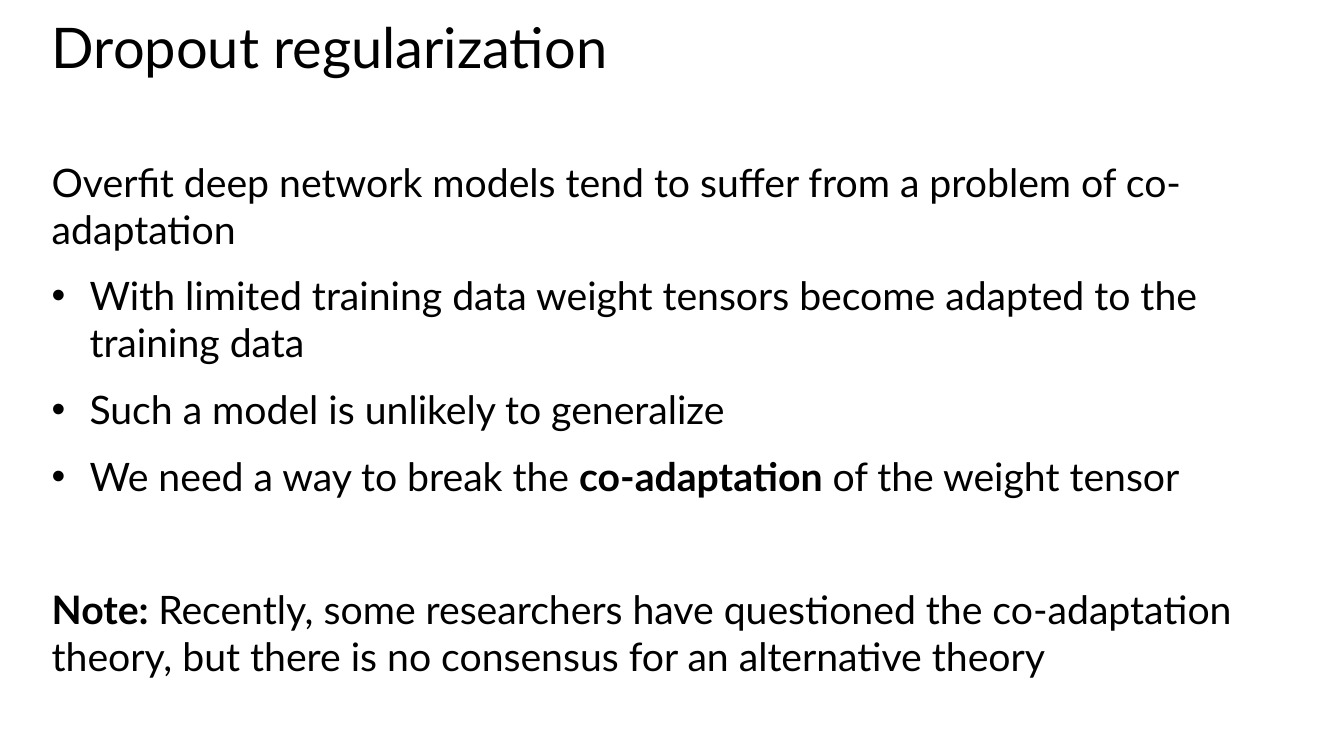
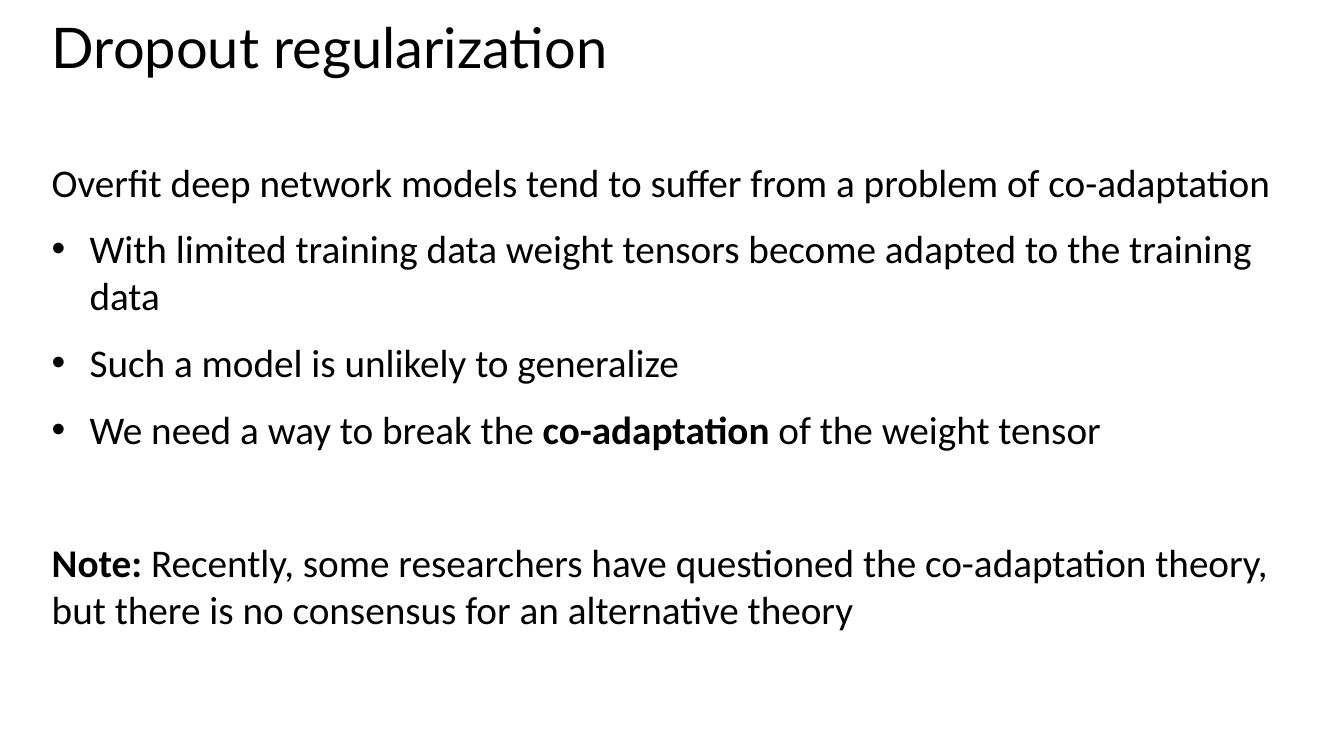
Before and after one commit to StephenElston/CSCI-E25, a slide deck: slide 46 of Slides/5_BuildingBlocksOfDeepLearning.pptx. Drawn at 1344x756 pixels with LibreOffice and Linux fonts; fonts in the diff are those of the drawing. Boxes give left, top, right and bottom in pixels: in the first picture for what was removed or moved away, otherwise in the second. Text is boxed around its words. In the diff, an @@ line names an element or a change of style, - is before the commit and + after.

Commit message:
Updates and format corrections for slides

```diff
--- a/Slides/5_BuildingBlocksOfDeepLearning.pptx
+++ b/Slides/5_BuildingBlocksOfDeepLearning.pptx
@@ text "Overfit deep network models tend ..." at <box>52,169,1269,631</box>: font Lato to Calibri @@
```
Also in this commit, not shown: 16 other slides changed.
